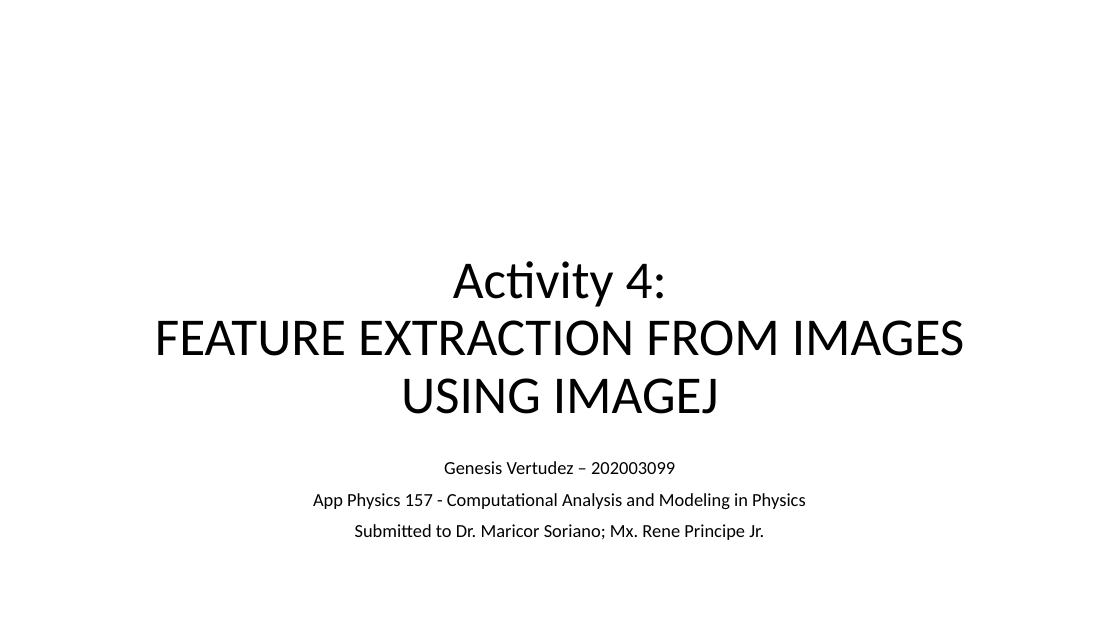
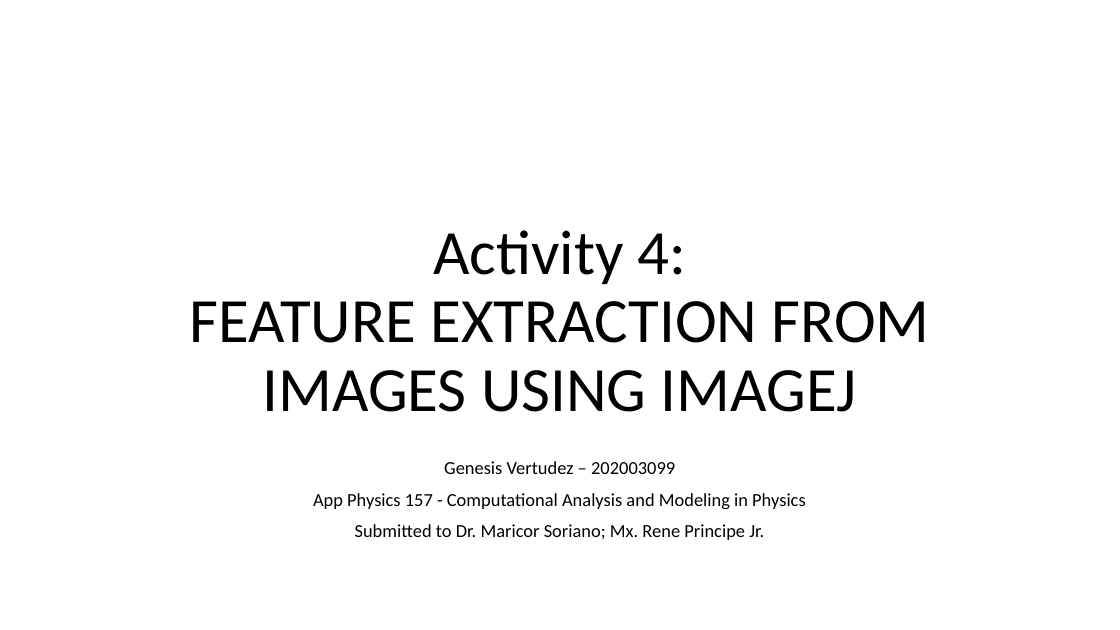
Before and after one commit to genvert/AP_157_FX-2_Vertudez, a slide deck: slide 1 of Activity 4/Vertudez_Activity_4_Report.pptx. Drawn at 1120x630 pixels with LibreOffice and Linux fonts; fonts in the diff are those of the drawing. Boxes give left, top, right and bottom in pixels: in the first picture for what was removed or moved away, otherwise in the second. Text is boxed around its words. In the diff, an @@ line names an element or a change of style, - is before the commit and + after.

```diff
--- a/Activity 4/Vertudez_Activity_4_Report.pptx
+++ b/Activity 4/Vertudez_Activity_4_Report.pptx
@@ title "Activity 4: FEATURE EXTRACTION FROM ..." at [190, 230, 930, 412]: size 45.6 to 54 pt @@
```
Also in this commit, not shown: 1 other slide changed, 7 slides added, 10 other files.
